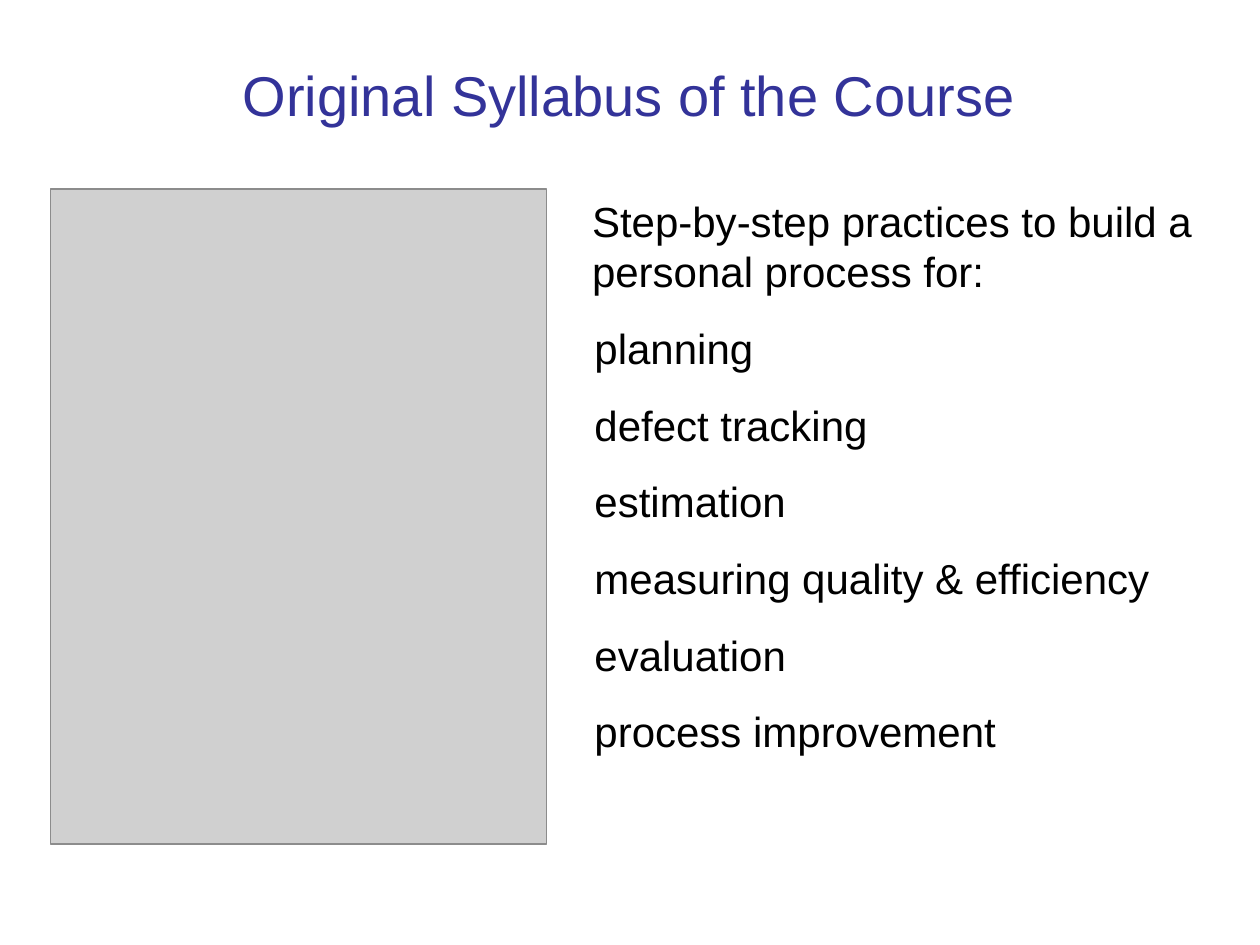
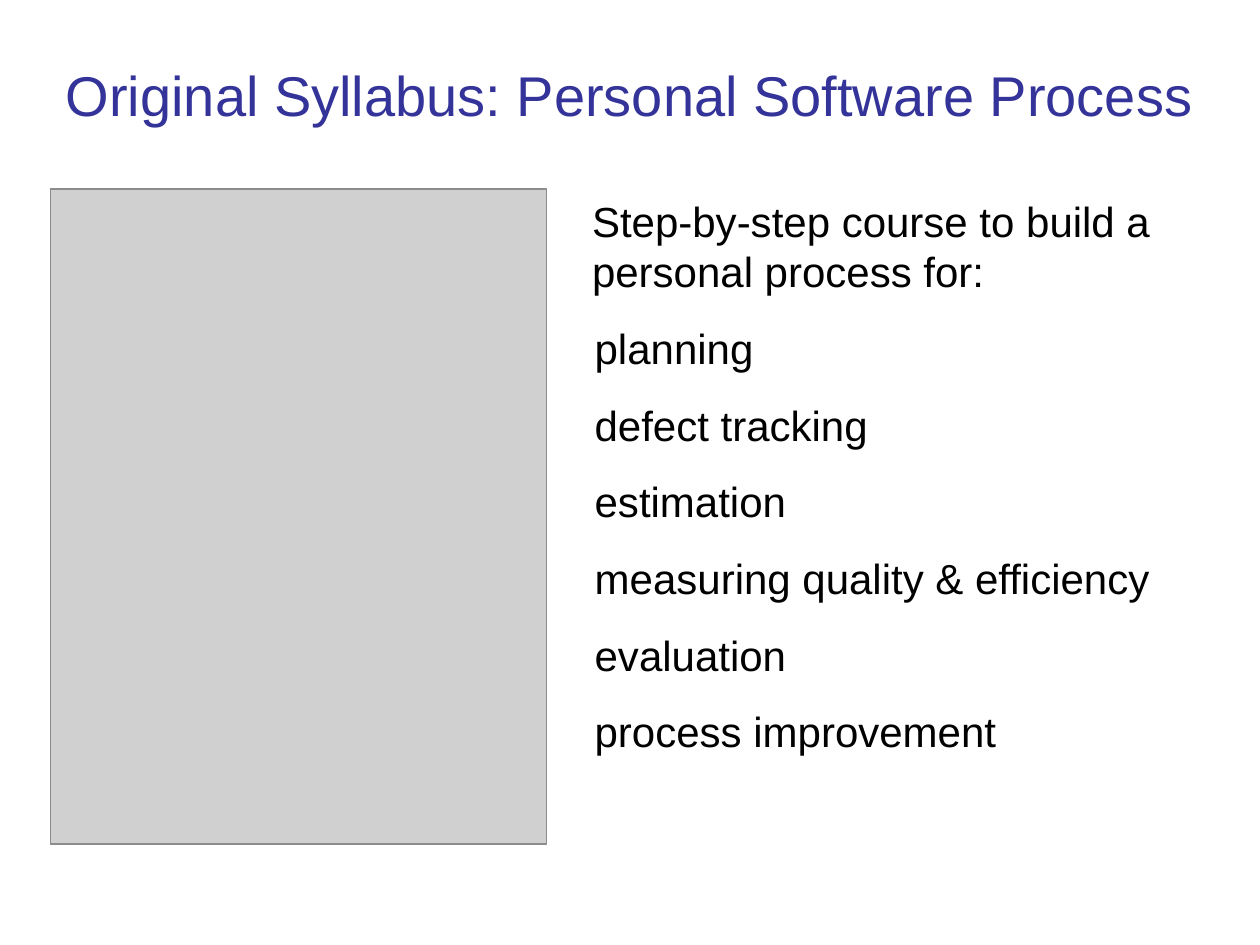
Before and after one commit to cpske/ISP, a slide deck: slide 39 of software-process/Introduction-software-process.ppt (slide 45 before the commit). Drawn at 1260x945 pixels with LibreOffice and Linux fonts; fonts in the diff are those of the drawing; grey boxes stand for pictures. Boxes give left, top, right and bottom in pixels: in the first picture for what was removed or moved away, otherwise in the second. Text is boxed around its words. In the diff, an @@ line names an element or a change of style, - is before the commit and + after.

Commit message:
improve intro to process

```diff
--- a/software-process/Introduction-software-process.ppt
+++ b/software-process/Introduction-software-process.ppt
@@ title at (66,75,1192,127): text changed @@
-Original Syllabus of the Course
+Original Syllabus: Personal Software Process
@@ text at (592,206,1149,296): text changed @@
-Step-by-step practices to build a personal process for:
+Step-by-step course to build a personal process for:
```
Also in this commit, not shown: 23 other slides changed, 13 slides added, 23 slides removed, 4 other files.
